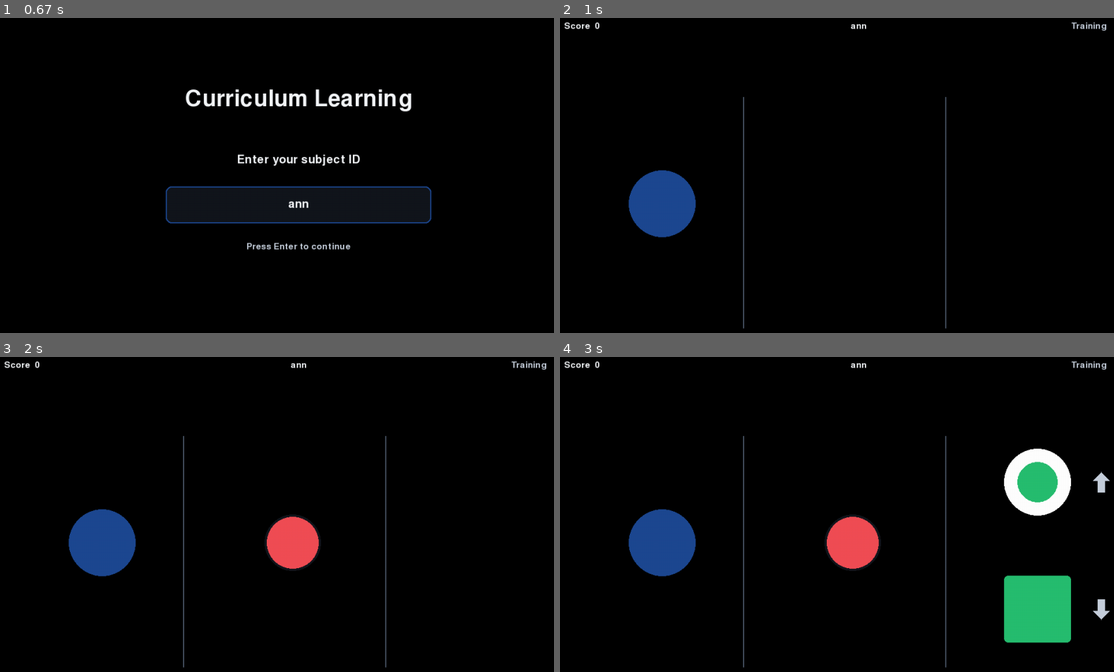
Above: before the commit, frames 1-4 (two rows, left to right).
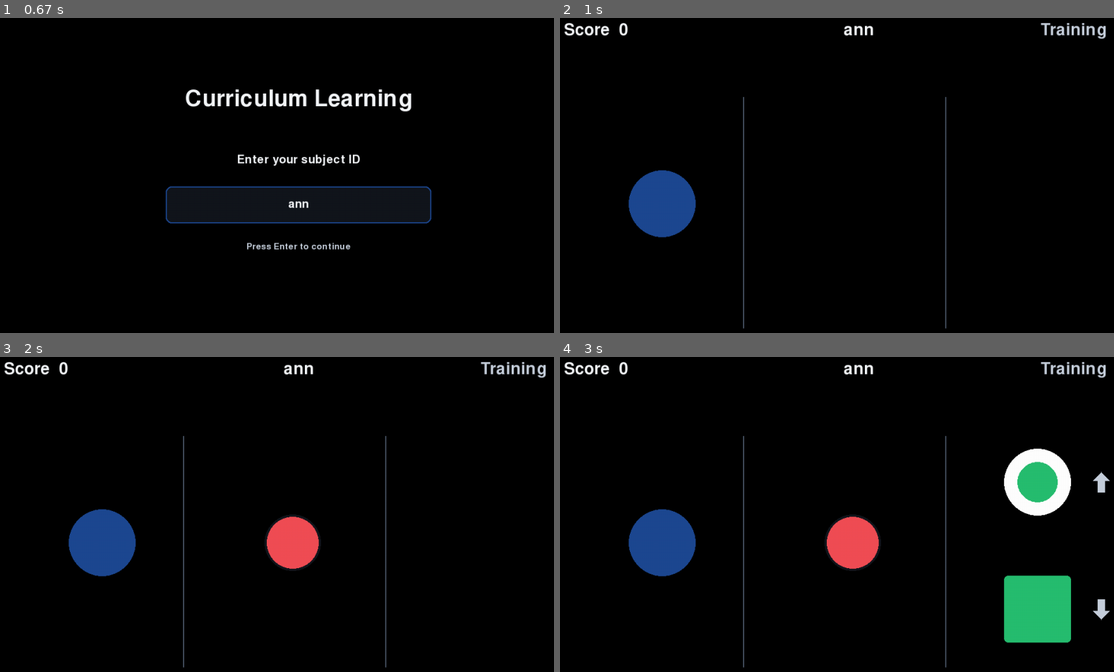
Above: after the commit, the same moments.

Repository: CarlLindersson/curriculum-learning
Game: pygame game, started from scripts/curriculum_pygame.py
The game is run twice, just before and just after one commit, with the same random seed, the same clock (stepped at 60 frames per second) and the same inputs.
Inputs:
- Up to frame 1 (0.67 s): type "ann" at 0.33 s
- Up to frame 2 (1 s): tap Enter at 0.67 s; click "Start" at 0.93 s
- Up to frame 3 (2 s): no input
- Up to frame 4 (3 s): no input

Frame 1 is identical in both runs. In frame 2, 0.7% of the frame differs, in the area x 0-99%, y 1-7%; in frame 3, 0.7%; in frame 4, 0.7%.

Commit message:
text made larger

Diff:
--- a/scripts/curriculum_pygame.py
+++ b/scripts/curriculum_pygame.py
@@ -702,6 +702,7 @@
             "heading": pygame.font.Font(None, 40),
             "body": pygame.font.Font(None, 30),
             "small": pygame.font.Font(None, 23),
+            "hud": pygame.font.Font(None, 42),
             "notice": pygame.font.Font(None, 22),
             "feedback": pygame.font.Font(None, 78),
         }
@@ -1388,7 +1389,7 @@
                 pygame,
             )
 
-        _text(surface, fonts["small"], f"Score  {self.score}", self.TEXT, (40, 35))
+        _text(surface, fonts["hud"], f"Score  {self.score}", self.TEXT, (40, 35))
         participant_name = (
             _display_alias(self.leaderboard_name)
             if self.leaderboard_name
@@ -1397,14 +1398,14 @@
         if participant_name:
             _text(
                 surface,
-                fonts["small"],
+                fonts["hud"],
                 participant_name,
                 self.TEXT,
                 (self.WIDTH // 2, 35),
                 anchor="midtop",
             )
         phase_name = "Test" if self.is_testing else "Training"
-        _text(surface, fonts["small"], phase_name, self.MUTED, (980, 35), anchor="topright")
+        _text(surface, fonts["hud"], phase_name, self.MUTED, (980, 35), anchor="topright")
 
         show_feedback = (
             self.last_response_correct
